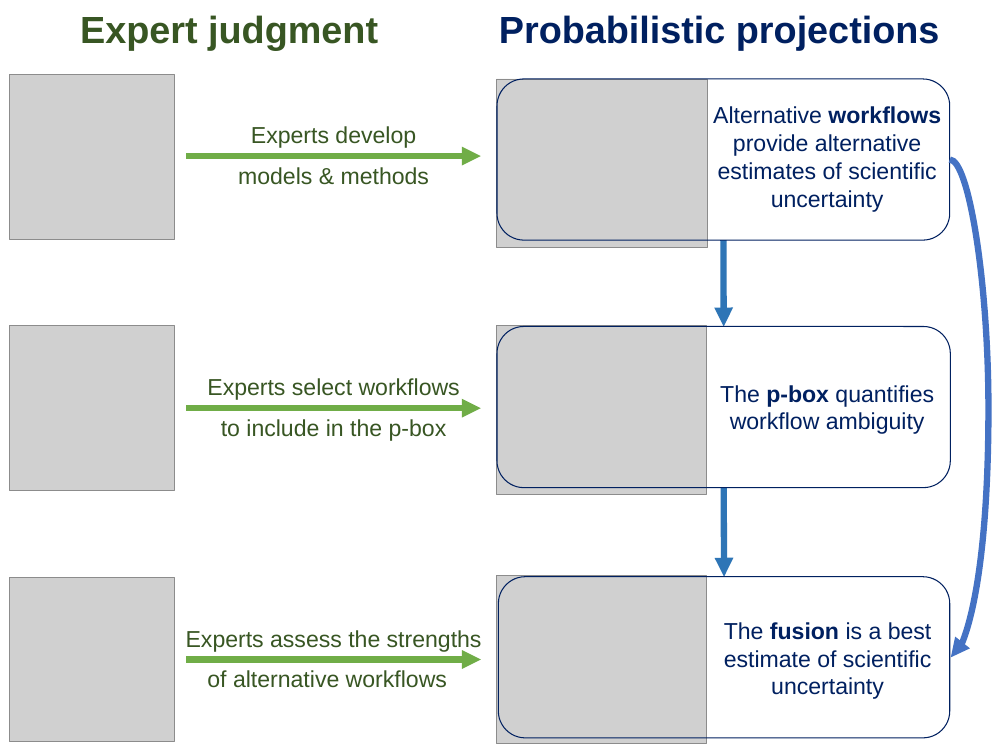
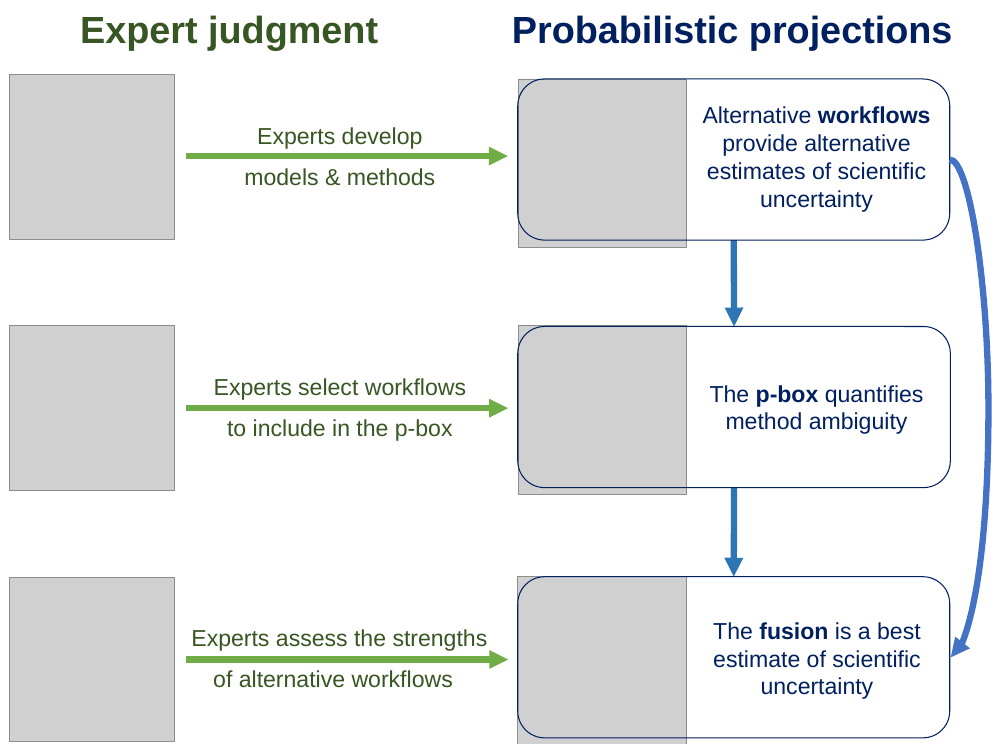
Before and after one commit to grandey/d23a-fusion, a slide deck: slide 1 of schematic_fig_d23a.pptx. Drawn at 1008x744 pixels with LibreOffice and Linux fonts; fonts in the diff are those of the drawing; grey boxes stand for pictures. Boxes give left, top, right and bottom in pixels: in the first picture for what was removed or moved away, otherwise in the second. Text is boxed around its words. In the diff, an @@ line names an element or a change of style, - is before the commit and + after.

Commit message:
schematic_fig_d23a.pptx: use revised plots of quantile functions and p-box; other minor edits.

```diff
--- a/schematic_fig_d23a.pptx
+++ b/schematic_fig_d23a.pptx
@@ text "Probabilistic projections": place and size @@
-text "Probabilistic projections" at box(499, 15, 940, 50)
+text "Probabilistic projections" at box(512, 15, 953, 50)
@@ rounded rectangle: place and size @@
-rounded rectangle at box(497, 79, 950, 240)
+rounded rectangle at box(518, 79, 950, 240)
@@ picture: place and size @@
-picture at box(497, 79, 708, 247)
+picture at box(518, 79, 687, 247)
@@ 3 texts: place and size @@
-3 texts at box(186, 126, 482, 688)
+3 texts at box(191, 127, 488, 688)
@@ text "Alternative workflows provide alternative estimates ...": place and size @@
-text "Alternative workflows provide alternative estimates ..." at box(713, 106, 941, 212)
+text "Alternative workflows provide alternative estimates ..." at box(703, 106, 931, 212)
@@ arrow moved from (187, 156) - (481, 156) to (187, 156) - (508, 156) @@
@@ arrow moved from (724, 240) - (724, 327) to (734, 240) - (734, 327) @@
@@ rounded rectangle: place and size @@
-rounded rectangle at box(497, 327, 951, 488)
+rounded rectangle at box(518, 327, 951, 488)
@@ picture: place and size @@
-picture at box(496, 326, 707, 495)
+picture at box(518, 326, 687, 495)
@@ text at box(710, 385, 924, 434): text changed @@
-The p-box quantifies workflow ambiguity
+The p-box quantifies method ambiguity
@@ arrow moved from (187, 408) - (481, 408) to (187, 408) - (508, 408) @@
@@ arrow moved from (724, 488) - (724, 577) to (734, 488) - (734, 577) @@
@@ rounded rectangle: place and size @@
-rounded rectangle at box(498, 577, 950, 738)
+rounded rectangle at box(518, 577, 950, 738)
@@ picture: place and size @@
-picture at box(496, 575, 707, 744)
+picture at box(518, 577, 687, 744)
@@ text "The fusion is a best ...": place and size @@
-text "The fusion is a best ..." at box(724, 622, 932, 699)
+text "The fusion is a best ..." at box(713, 622, 921, 699)
@@ arrow moved from (187, 659) - (481, 659) to (187, 659) - (508, 659) @@
```
Also in this commit, not shown: 1 other file.
